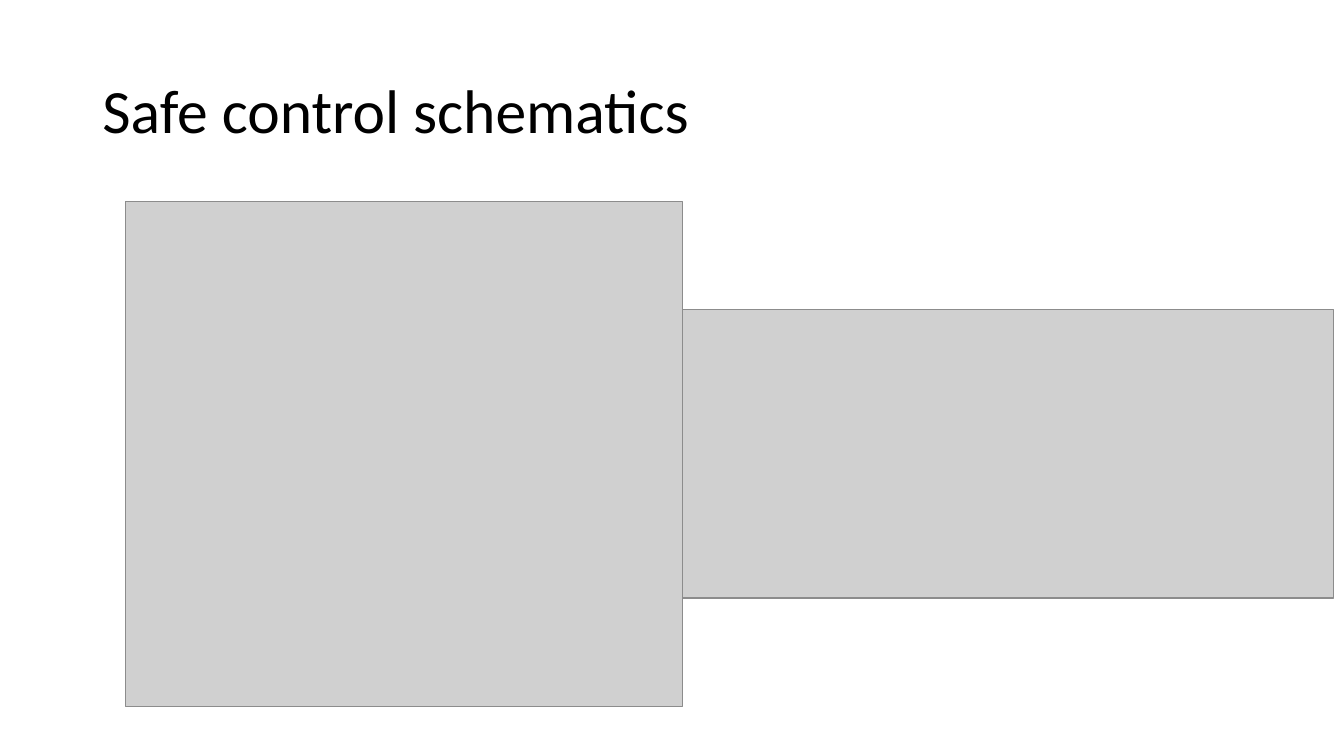
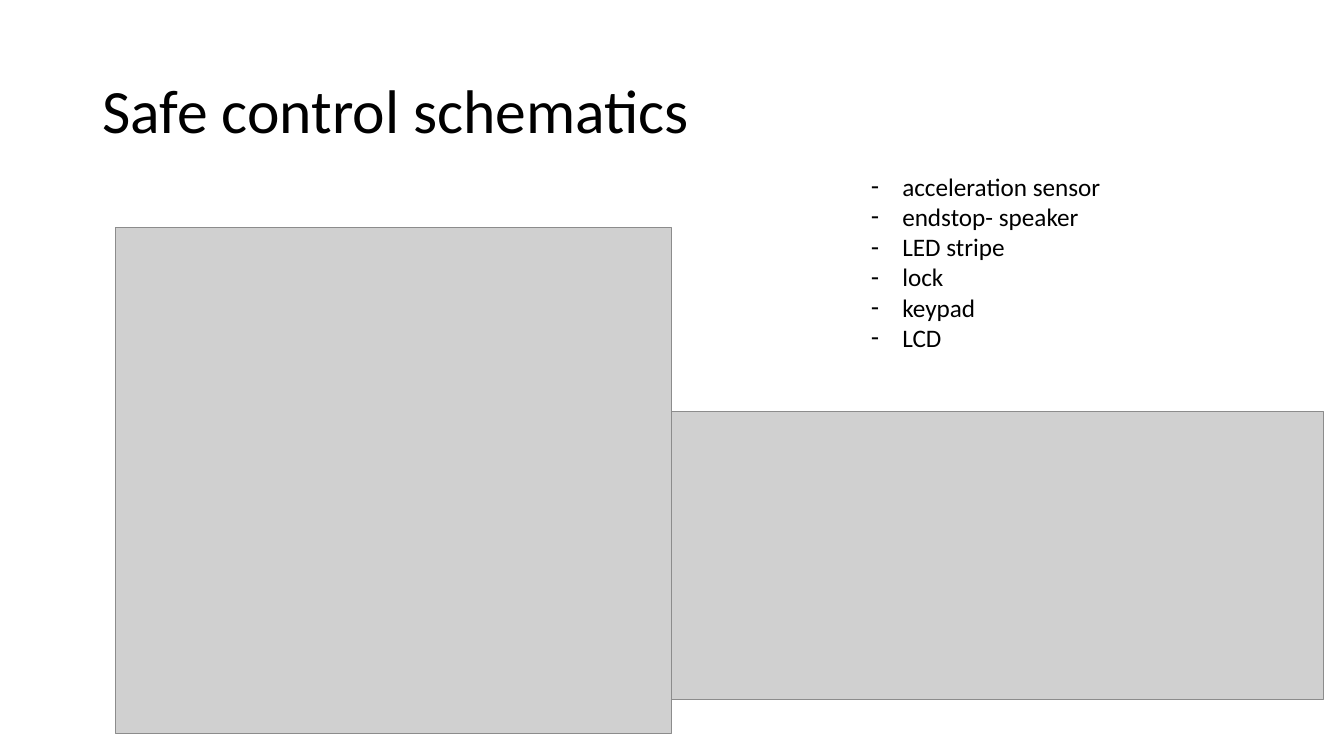
Before and after one commit to ubilab-escape/safe, a slide deck: slide 6 of FinalPresentation_with_macros.pptm (slide 7 before the commit). Drawn at 1344x756 pixels with LibreOffice and Linux fonts; fonts in the diff are those of the drawing; grey boxes stand for pictures. Boxes give left, top, right and bottom in pixels: in the first picture for what was removed or moved away, otherwise in the second. Text is boxed around its words. In the diff, an @@ line names an element or a change of style, - is before the commit and + after.

Commit message:
changed presentation

```diff
--- a/FinalPresentation_with_macros.pptm
+++ b/FinalPresentation_with_macros.pptm
@@ text added at bbox=[902, 178, 1101, 347], 18 pt, text #000000 @@
+– acceleration sensor
+– endstop- speaker
+– LED stripe
+– lock
+– keypad
+– LCD
@@ picture: place and size @@
-picture at bbox=[126, 202, 683, 707]
+picture at bbox=[115, 228, 671, 733]
@@ picture: place and size @@
-picture at bbox=[683, 310, 1334, 598]
+picture at bbox=[673, 412, 1324, 701]
```
